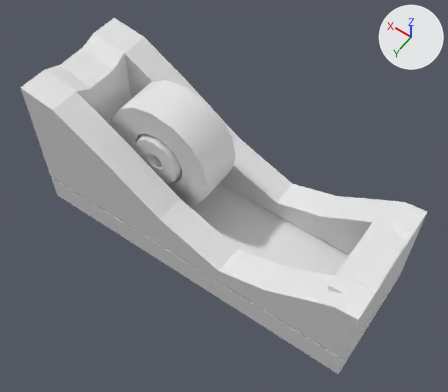
Renders of the Blender file runs/2026-08-21_reference-scotch-c60/scotch_c60_blockout.blend from each side of a commit.
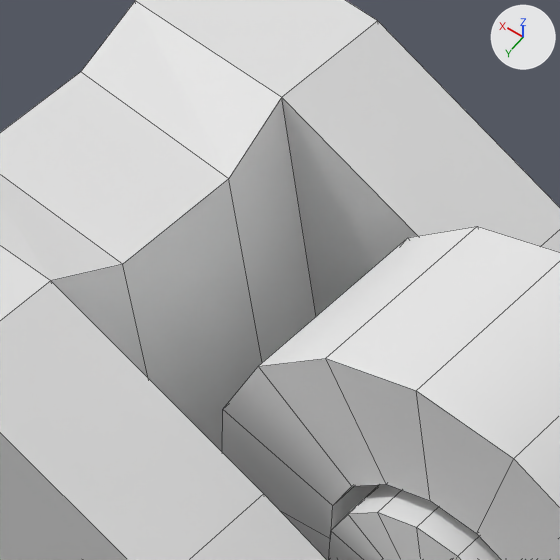
Old and new are each drawn whole from a 50 mm camera at (-0.0989, 0.1356, 0.2432) aimed at (-0.0034, 0.002, 0.0332) and again close up on the part from 15% to 41% of the width and 8% to 38% of the height. Lighting does not change. The marker at upper right points along +X, +Y and +Z. The first two pictures are the older version. The close-ups show mesh edges as thin lines.

Names of what the first close-up shows: 'attached_hub', 'connected_upper_shell', 'tape_roll'.
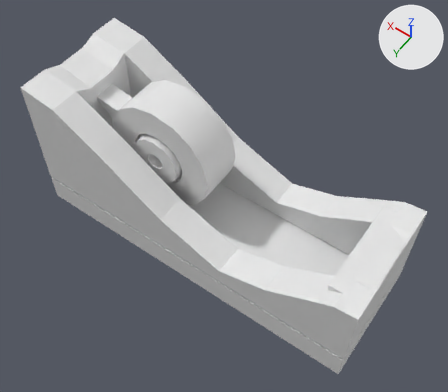
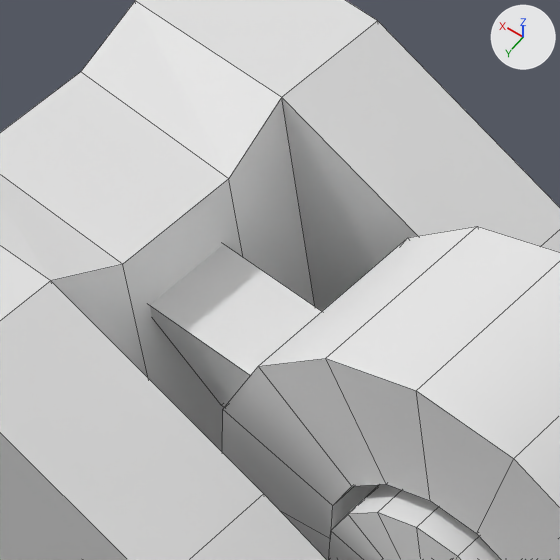
The change, as a list of edits to the scene's bpy script:
```text
Add me_hub_support_armmesh:
    me_hub_support_armmesh.from_pydata([(0.018, -0.005, 0.041), (0.055, -0.005, 0.049), (0.064, -0.005, 0.058), (0.021, -0.005, 0.05), (0.018, 0.005, 0.041), (0.055, 0.005, 0.049), (0.064, 0.005, 0.058), (0.021, 0.005, 0.05)], [], [(3, 2, 1, 0), (4, 5, 6, 7), (0, 1, 5, 4), (1, 2, 6, 5), (2, 3, 7, 6), (3, 0, 4, 7)])
Add ob_hub_support_arm:
    ob_hub_support_arm = bpy.data.objects.new('hub_support_arm', me_hub_support_armmesh)
    ob_hub_support_arm.location = (0.0, 0.0, 0.0)
```

Pixel boxes [x1, y1, x2, y2] of what changed, in the close-ups (560 x 560 px):
'hub_support_arm', added: after [150, 244, 378, 494]
